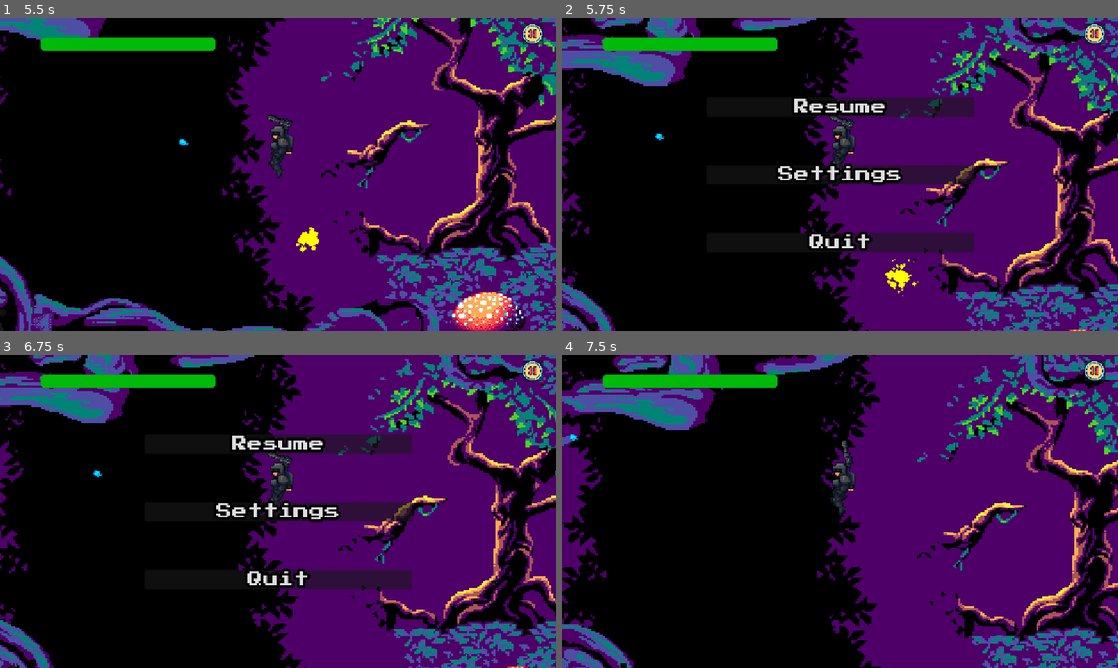
Above: before the commit, frames 1-4 (two rows, left to right).
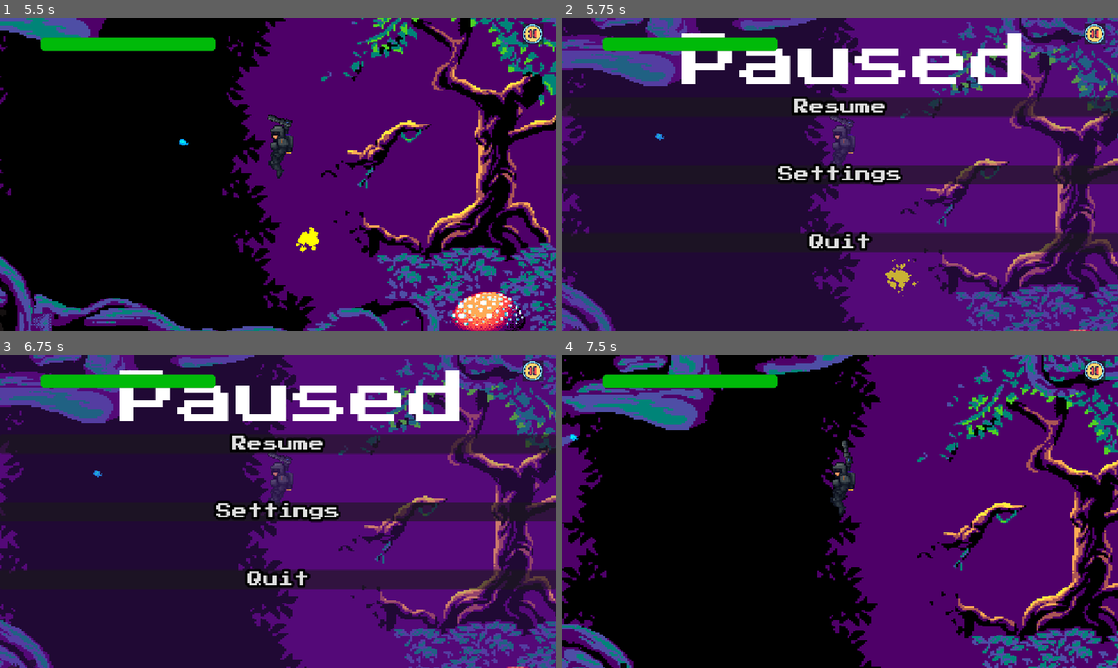
Above: after the commit, the same moments.

Repository: Afeef-ir/arcade01
Game: Godot game, scene res://scenes/core.tscn
Same seed, same stepped clock (60 frames per second), same inputs: the game is played once before the commit and once after it.
Inputs (mouse positions are in pixels of both pictures, inside the frame that each line leads up to):
- Up to frame 1 (5.5 s): click "Start Game" at 0.5 s; click "Skip" at 1.25 s; tap Enter (Skip) at 2 s; move the mouse to (250, 237) at 2.02 s; hold D (move right) 2.03-2.75 s; click (250, 237) at 2.1 s; tap Space (jump) at 2.27, 5, 5.27 s; drag from (444, 221) to (278, 155) at 2.77 s; move the mouse to (111, 127) at 3.52 s; hold A (move left) 3.53-4.25 s; click (111, 127) at 3.6 s; drag from (305, 174) to (111, 127) at 4.27 s; move the mouse to (194, 96) at 5.02 s; hold A (move left) from 5.03 s (still down); hold Shift (fast) from 5.03 s (still down); click (194, 96) at 5.3 s
- Up to frame 2 (5.75 s): keep holding A (move left); keep holding Shift (fast); tap Escape (pause) at 5.65 s
- Up to frame 3 (6.75 s): release A (move left) at 5.75 s; release Shift (fast) at 5.75 s; click "Settings" at 5.75 s; click "Back" at 6.5 s
- Up to frame 4 (7.5 s): click "Resume" at 7.25 s

Frame 1 is identical in both runs. In frame 2, 55% of the frame differs, in the area x 0-100%, y 0-100%; in frame 3, 55%; in frame 4, nothing differs.

Commit message:
Added juice to the aiming mechanic for touch screens

Diff:
--- a/project.godot
+++ b/project.godot
@@ -100,6 +100,11 @@
 ]
 }
 
+[input_devices]
+
+pointing/emulate_touch_from_mouse=true
+pointing/emulate_mouse_from_touch=false
+
 [rendering]
 
 textures/canvas_textures/default_texture_filter=0
--- a/scenes/pause_menu.gd
+++ b/scenes/pause_menu.gd
@@ -1,6 +1,8 @@
 extends Control
 
 @onready var main_pause_menu: MarginContainer = $main_pause_menu
+@onready var panel: Panel = $Panel
+@onready var label: Label = $Label
 
 var paused : bool = false
 var settings = load("res://scenes/settings.tscn").instantiate()
@@ -40,6 +42,8 @@
 
 
 func _on_settings_pressed() -> void:
+	panel.hide()
+	label.hide()
 	main_pause_menu.hide()
 	add_child(settings)
 	settings.show()
@@ -48,12 +52,16 @@
 func _on_back_pressed() -> void:
 	#setting_menu.hide()
 	main_pause_menu.show()
+	panel.show()
+	label.show()
 
 func on_go_back():
 	var sett = get_node("Settings")
 	sett.save_settings()
 	remove_child(sett)
 	main_pause_menu.show()
+	panel.show()
+	label.show()
 
 func on_toggled():
 	emit_signal("enable_or_disable_touch")
--- a/scenes/pause_menu.tscn
+++ b/scenes/pause_menu.tscn
@@ -1,7 +1,10 @@
-[gd_scene load_steps=4 format=3 uid="uid://48eqml7vdd1w"]
+[gd_scene load_steps=5 format=3 uid="uid://48eqml7vdd1w"]
 
 [ext_resource type="Script" uid="uid://dfyqex0clsarg" path="res://scenes/pause_menu.gd" id="1_myx47"]
 [ext_resource type="FontFile" uid="uid://4jx2w36kqr7r" path="res://images/PressStart2P-Regular.ttf" id="1_n87rw"]
+
+[sub_resource type="StyleBoxFlat" id="StyleBoxFlat_kukqi"]
+bg_color = Color(0.3786, 0.108, 0.6, 0.337255)
 
 [sub_resource type="StyleBoxFlat" id="StyleBoxFlat_myx47"]
 border_color = Color(0.184, 0.266133, 0.8, 1)
@@ -16,19 +19,26 @@
 grow_vertical = 2
 script = ExtResource("1_myx47")
 
+[node name="Panel" type="Panel" parent="."]
+layout_mode = 2
+offset_right = 1152.0
+offset_bottom = 648.0
+theme_override_styles/panel = SubResource("StyleBoxFlat_kukqi")
+
+[node name="Label" type="Label" parent="."]
+layout_mode = 2
+offset_left = 246.0
+offset_top = 32.0
+offset_right = 966.0
+offset_bottom = 152.0
+theme_override_fonts/font = ExtResource("1_n87rw")
+theme_override_font_sizes/font_size = 120
+text = "Paused"
+
 [node name="main_pause_menu" type="MarginContainer" parent="."]
-layout_mode = 1
-anchors_preset = 8
-anchor_left = 0.5
-anchor_top = 0.5
-anchor_right = 0.5
-anchor_bottom = 0.5
-offset_left = -277.0
-offset_top = -211.0
-offset_right = 277.0
-offset_bottom = 211.0
-grow_horizontal = 2
-grow_vertical = 2
+layout_mode = 0
+offset_right = 1152.0
+offset_bottom = 648.0
 
 [node name="VBoxContainer" type="VBoxContainer" parent="main_pause_menu"]
 layout_mode = 2
--- a/scripts/gun.gd
+++ b/scripts/gun.gd
@@ -19,6 +19,7 @@
 func _ready() -> void:
 	#print(get_parent().get_node("player_hud/TouchButtons/Jump"))
 	$shoot_timer.wait_time = time_between_shot
+	aim_direction = Vector2.RIGHT
 	shoot_sfx.bus = "Music"
 	mouse_pos_ = RotationOffset.global_position -  get_global_mouse_position()
 
@@ -70,13 +71,24 @@
 
 func _on_shoot_timer_timeout() -> void:
 	can_shoot = true
-
 func _unhandled_input(event):
-	if Input.is_action_just_pressed(shoot_method) and can_shoot:
-		if !no_touch:
-			var mouse_loc = get_global_mouse_position()
-			aim_direction = mouse_loc - global_position
-			RotationOffset.rotation = aim_direction.angle()
+	if event is InputEventScreenDrag and !no_touch:
+		can_shoot =false
+		var delta = event.relative
+		aim_direction = aim_direction.rotated(delta.x * 0.01)
+		aim_direction = aim_direction
+		RotationOffset.rotation = aim_direction.angle()
+		can_shoot = true
+	if event is InputEventScreenTouch and event.pressed and can_shoot:
 		_shoot()
-		can_shoot=true
+		can_shoot = false
 		$shoot_timer.start()
+#func _unhandled_input(event):
+	#if event == shoot_method and event.is_pressed() and  can_shoot:
+		#if !no_touch:
+			#var delta = event.relative
+			#aim_direction += delta *0.5
+			#RotationOffset.rotation = aim_direction.angle()
+		#_shoot()
+		#can_shoot=true
+		#$shoot_timer.start()
